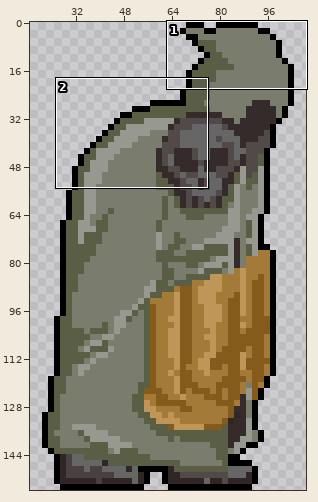
Sprite sheet: public/priest/cultist_priest_walk_6.png. The picture above shows the old version from afar; the outline marks the close-up.
Close-up. Old version:
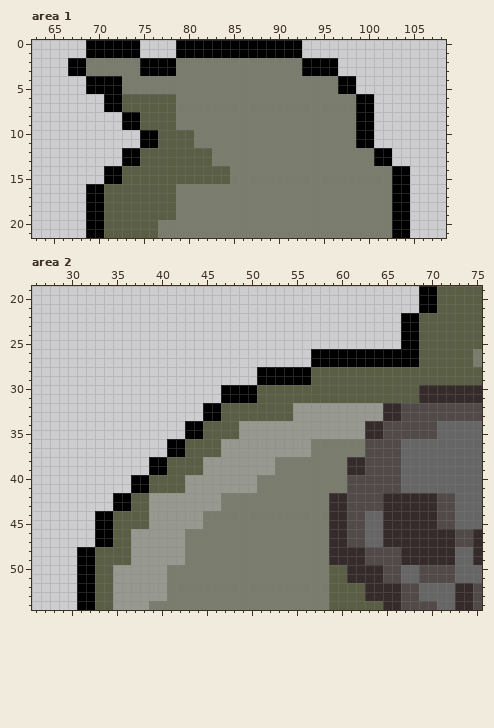
The file is 200x200 pixels. Pixels under 10% opacity are left out. Colours within 5 levels of each other are drawn and written as one. Shown: area 1: x 63..108, y 0..21; area 2: x 26..75, y 19..54. The old version is drawn lined up with the new one, on the new canvas. The wide view leaves out empty margins. The commit also changed other parts of the picture, which this record leaves out.
New version:
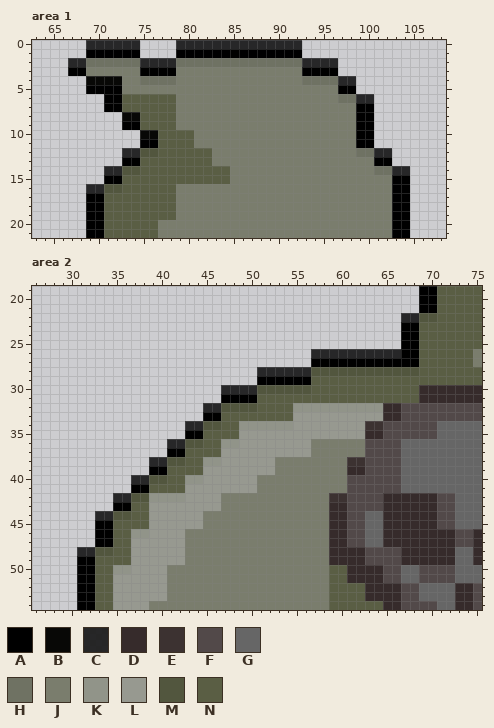
Palette (. is transparent): A #000000  B #080806  C #171717e8  D #362b2b  E #3c3231  F #524949  G #666666  H #6f7263  J #7a7d6d  K #919489  L #979990  M #52563e  N #5a5e44
Edits made:
canvas 200x200 -> 120x156, the old top-left corner now at -37,-26 (the part of the old canvas that was cut away was empty and is not shown)
--- area 1
@@ x 63..108 @@
- 0 ......AAAAAA....AAAAAAAAAAAAAA................
+ 0 ......CCCCCC....CCCCCCCCCCCCCC................
  1 ......AAAAAA....AAAAAAAAAAAAAA................
- 2 ....AAJJJJJJAAAAJJJJJJJJJJJJJJAAAA............
+ 2 ....CCHHHHHHCCCCHHHHHHHHHHHHHHCCCC............
  3 ....AAJJJJJJAAAAJJJJJJJJJJJJJJAAAA............
- 4 ......AAAAJJJJJJJJJJJJJJJJJJJJJJJJAA..........
+ 4 ......BBBBJJHHHHJJJJJJJJJJJJJJHHHHCC..........
  5 ......AAAAJJJJJJJJJJJJJJJJJJJJJJJJAA..........
- 6 ........AANNNNNNJJJJJJJJJJJJJJJJJJJJAA........
+ 6 ........AANNNNNNJJJJJJJJJJJJJJJJJJHHCC........
  7 ........AANNNNNNJJJJJJJJJJJJJJJJJJJJAA........
- 8 ..........AANNNNJJJJJJJJJJJJJJJJJJJJAA........
+ 8 ..........BBNNNNJJJJJJJJJJJJJJJJJJJJAA........
  9 ..........AANNNNJJJJJJJJJJJJJJJJJJJJAA........
-10 ............AANNNNJJJJJJJJJJJJJJJJJJAA........
+10 ............BBNNNNJJJJJJJJJJJJJJJJJJAA........
 11 ............AANNNNJJJJJJJJJJJJJJJJJJAA........
-12 ..........AANNNNNNNNJJJJJJJJJJJJJJJJJJAA......
+12 ..........CCMMNNNNNNJJJJJJJJJJJJJJJJHHCC......
 13 ..........AANNNNNNNNJJJJJJJJJJJJJJJJJJAA......
-14 ........AANNNNNNNNNNNNJJJJJJJJJJJJJJJJJJAA....
+14 ........CCMMNNNNNNNNNNJJJJJJJJJJJJJJJJHHCC....
 15 ........AANNNNNNNNNNNNJJJJJJJJJJJJJJJJJJAA....
-16 ......AANNNNNNNNJJJJJJJJJJJJJJJJJJJJJJJJAA....
+16 ......CCMMNNNNNNJJJJJJJJJJJJJJJJJJJJJJJJAA....
 17 ......AANNNNNNNNJJJJJJJJJJJJJJJJJJJJJJJJAA....
--- area 2
@@ x 65..72 @@
 21 ....AANN
-22 ..AANNNN
+22 ..CCMMNN
 23 ..AANNNN
@@ x 26..75 @@
 25 .........................................AANNNNNNN
-26 ...............................AAAAAAAAAAAANNNNNNJ
+26 ...............................CCCCCCCCCCAANNNNNNJ
 27 ...............................AAAAAAAAAAAANNNNNNJ
-28 .........................AAAAAANNNNNNNNNNNNNNNNNNN
+28 .........................CCCCCCMMMMMMMMMMMMNNNNNNN
 29 .........................AAAAAANNNNNNNNNNNNNNNNNNN
-30 .....................AAAANNNNNNNNNNNNNNNNNNDDDDDDD
+30 .....................CCCCMMMMMMNNNNNNNNNNNNDDDDDDD
 31 .....................AAAANNNNNNNNNNNNNNNNNNDDDDDDD
-32 ...................AANNNNNNNNLLLLLLLLLLDDFFFFFFFFF
+32 ...................CCMMMMNNNNKKKKKKKKKKDDFFFFFFFFF
 33 ...................AANNNNNNNNLLLLLLLLLLDDFFFFFFFFF
-34 .................AANNNNLLLLLLLLLLLLLLDDFFFFFFGGGGG
+34 .................CCMMNNKKKKKKLLLLLLLLEEFFFFFFGGGGG
 35 .................AANNNNLLLLLLLLLLLLLLDDFFFFFFGGGGG
-36 ...............AANNNNLLLLLLLLLLJJJJJJFFFFGGGGGGGGG
+36 ...............CCMMNNKKLLLLLLLLJJJJJJFFFFGGGGGGGGG
 37 ...............AANNNNLLLLLLLLLLJJJJJJFFFFGGGGGGGGG
-38 .............AANNNNLLLLLLLLJJJJJJJJDDFFFFGGGGGGGGG
+38 .............CCMMNNKKLLLLLLJJJJJJJJEEFFFFGGGGGGGGG
 39 .............AANNNNLLLLLLLLJJJJJJJJDDFFFFGGGGGGGGG
-40 ...........AANNNNLLLLLLLLJJJJJJJJJJFFFFFFGGGGGGGGG
+40 ...........CCMMNNKKLLLLLLJJJJJJJJJJFFFFFFGGGGGGGGG
 41 ...........AANNNNLLLLLLLLJJJJJJJJJJFFFFFFGGGGGGGGG
-42 .........AANNLLLLLLLLJJJJJJJJJJJJDDFFFFDDDDDDFFGGG
+42 .........CCMMKKKKLLLLJJJJJJJJJJJJEEFFFFDDDDDDFFGGG
 43 .........AANNLLLLLLLLJJJJJJJJJJJJDDFFFFDDDDDDFFGGG
-44 .......AANNNNLLLLLLJJJJJJJJJJJJJJDDFFGGDDDDDDFFGGG
+44 .......CCMMNNLLLLLLJJJJJJJJJJJJJJDDFFGGDDDDDDFFGGG
 45 .......AANNNNLLLLLLJJJJJJJJJJJJJJDDFFGGDDDDDDFFGGG
-46 .......AANNLLLLLLJJJJJJJJJJJJJJJJDDFFGGDDDDDDDDFFD
+46 .......AANNKKLLLLJJJJJJJJJJJJJJJJDDFFGGDDDDDDDDFFD
 47 .......AANNLLLLLLJJJJJJJJJJJJJJJJDDFFGGDDDDDDDDFFD
-48 .....AANNNNLLLLLLJJJJJJJJJJJJJJJJDDDDFFFFDDDDDDGGD
+48 .....CCMMNNLLLLLLJJJJJJJJJJJJJJJJDDDDFFFFDDDDDDGGD
 49 .....AANNNNLLLLLLJJJJJJJJJJJJJJJJDDDDFFFFDDDDDDGGD
-50 .....AANNLLLLLLJJJJJJJJJJJJJJJJJJNNDDDDFFGGFFFFGGG
+50 .....AANNKKLLLLJJJJJJJJJJJJJJJJJJNNDDDDFFGGFFFFGGG
 51 .....AANNLLLLLLJJJJJJJJJJJJJJJJJJNNDDDDFFGGFFFFGGG
Changed places in both close-ups, as pixel boxes (x1, y1, x2, y2):
changed: (68, 40, 410, 193)
changed: (77, 313, 437, 574)
